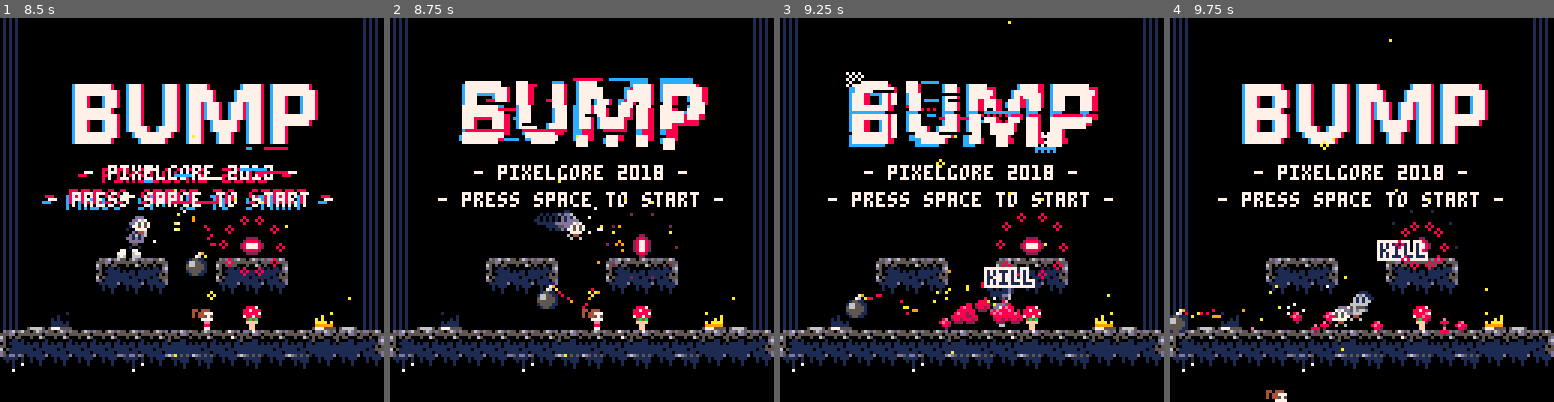
Above: before the commit, frames 1-4 (left to right).
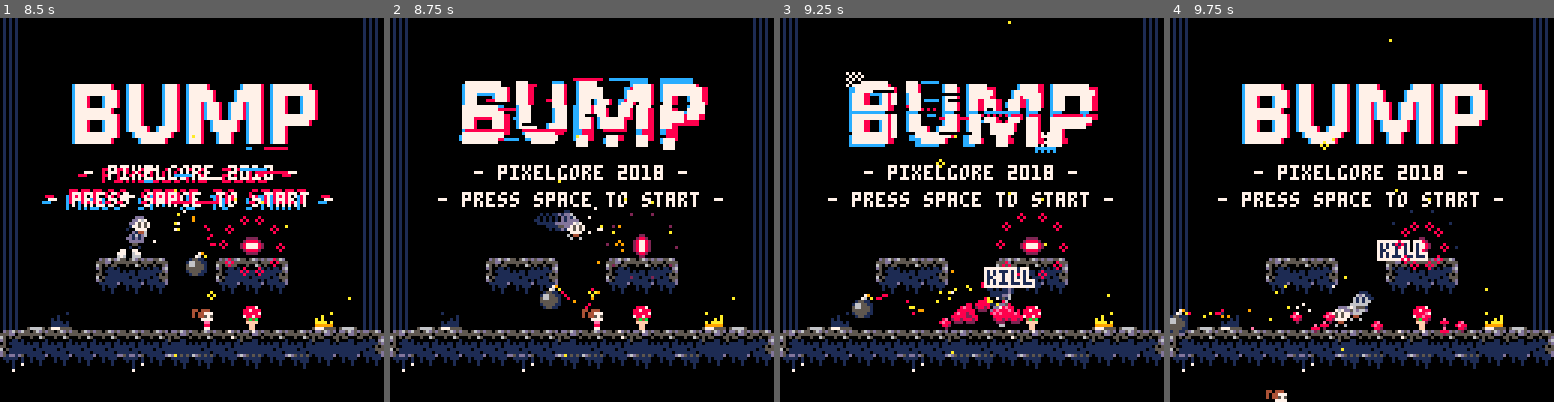
Above: after the commit, the same moments.

Repository: wesen/carts
Game: PICO-8 cartridge games/bump/bump.p8
Two runs of this game, one before a commit and one after it. Both use one fixed random seed, a clock stepped at 60 frames per second and the inputs below.
Inputs:
- Up to frame 1 (8.5 s): tap O (Z key) at 0.33, 0.7, 1.43, 2.22, 3.1, 3.98, 4.87, 5.75, 6.63, 7.52, 8.4 s; tap X (X key) at 1.07, 2.07, 2.4, 2.73, 3.07, 3.4, 3.73, 4.07, 4.4, 4.73, 5.07, 5.4, 5.73, 6.07, 6.4, 6.73, 7.07, 7.4, 7.73, 8.07, 8.4 s; hold Left 1.97-2.37 s; hold Down 2.42-2.82 s; hold Right 2.87-3.53 s; hold Up 3.58-4.08 s; hold Right 4.13-4.53 s; hold Down 4.58-5.08 s; hold Left 5.13-5.8 s; hold Up 5.85-6.18 s; hold Left 6.23-6.63 s; hold Down 6.68-7.08 s; hold Right 7.13-7.8 s; hold Up 7.85-8.35 s; hold Right from 8.4 s (still down)
- Up to frame 2 (8.75 s): keep holding Right; tap X (X key) at 8.73 s
- Up to frame 3 (9.25 s): release Right at 8.8 s; hold Down from 8.85 s (still down); tap X (X key) at 9.07 s
- Up to frame 4 (9.75 s): tap O (Z key) at 9.28 s; release Down at 9.35 s; tap X (X key) at 9.4, 9.73 s; hold Left from 9.4 s (still down)

Frame 1 is identical in both runs. In frame 2, 0.3% of the frame differs, in the area x 38-54%, y 69-76%; in frame 3, 0.6%, in the area x 17-58%, y 65-79%; in frame 4, 0.2%.

Commit message:
Increase bomb x friction

Diff:
--- a/games/bump/bomb.lua
+++ b/games/bump/bomb.lua
@@ -12,8 +12,8 @@
    yield()
   end
  end, draw_crs)
-  add_shake(5)
-    sfx(4)
+ add_shake(5)
+ sfx(4)
  for p in all(players) do
   if p.power_up!=spr_pwrup_invincibility then
    local dx=p.x-x
@@ -65,7 +65,6 @@
 end)
 
 function cls_bomb:update()
-
  if (rnd(1)<0.5) cls_fuse_particle.init(v2(self.x,self.y))
 
  self.time-=dt
@@ -92,7 +91,7 @@
    if tile_flag_at_offset(self,flg_solid,0,1) then
     self.spd_y*=-0.8
    elseif tile_flag_at_offset(self,flg_solid,sign(self.spd_x),0) then
-    self.spd_x*=-0.9
+    self.spd_x*=-0.85
    end
   end
  elseif self.player.is_dead then
--- a/games/bump/bump.p8
+++ b/games/bump/bump.p8
@@ -1645,8 +1645,8 @@
    yield()
   end
  end, draw_crs)
-  add_shake(5)
-    sfx(4)
+ add_shake(5)
+ sfx(4)
  for p in all(players) do
   if p.power_up!=spr_pwrup_invincibility then
    local dx=p.x-x
@@ -1725,7 +1724,7 @@
    if tile_flag_at_offset(self,flg_solid,0,1) then
     self.spd_y*=-0.8
    elseif tile_flag_at_offset(self,flg_solid,sign(self.spd_x),0) then
-    self.spd_x*=-0.9
+    self.spd_x*=-0.85
    end
   end
  elseif self.player.is_dead then
